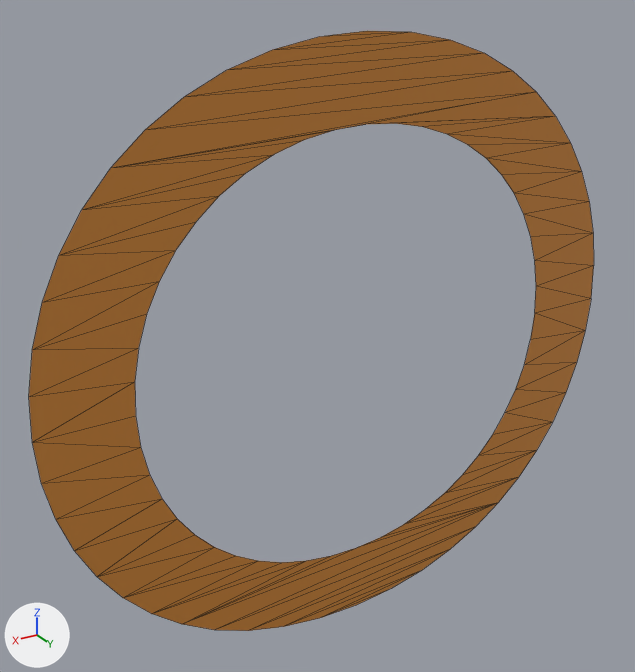
An edit to the OBJ model assets/O.obj, drawn before and after from the same camera.
One viewpoint serves both versions: a camera (50 mm lens) standing at (0.507, 0.751, 0.415) and looking at (0.04, -0.027, 0.026). The lights are fixed; the arrows at lower left show +X, +Y and +Z. Mesh edges are drawn as thin lines. Where no turn or scale is listed for an object, it has been applied to the vertices.

In view in the first picture: 'Text'.
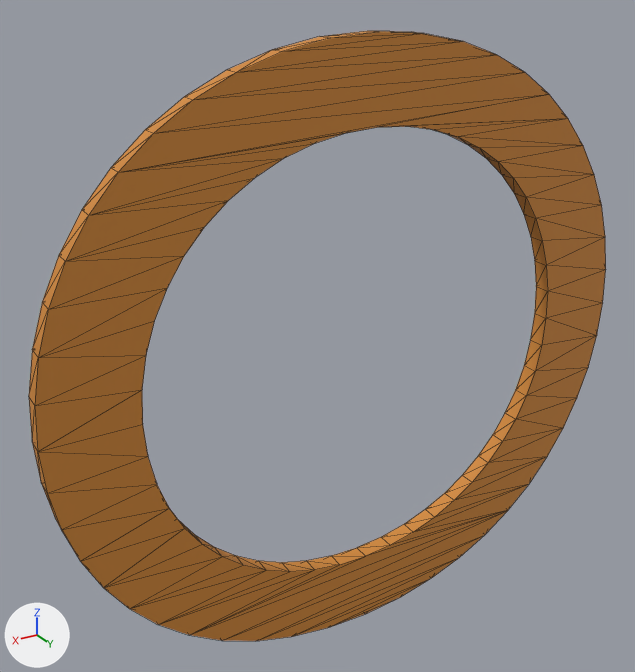
The newer file is also turned or shifted as a whole; pictures and numbers use the older file's frame.

Pixel boxes [x1, y1, x2, y2] of what changed, in the pictures (635 x 672 px):
'Text', reshaped
    before: [29, 31, 594, 631]
    after: [29, 31, 606, 641]
part 1 of me_text, added (brown)
    after: [29, 31, 606, 641]

Edits to the bpy script that builds the scene:
```text
Change me_text:
    used by ob_text; location = (0.0, 0.0, 0.0)
    remove me_text.from_pydata(...)  # 96 vertices, 96 faces; spans x -0.366..0.366, y 0.0, z -0.35..0.35
    add me_text.from_pydata(...)  # 192 vertices, 384 faces; spans x -0.366..0.366, y 0.0..0.02, z -0.35..0.35
    me_text part 1
    96 new vertices lie (0.0, 0.02, 0.0) away from vertices in x -0.366..0.366, y 0.0, z -0.35..0.35
    288 new faces join them
```
